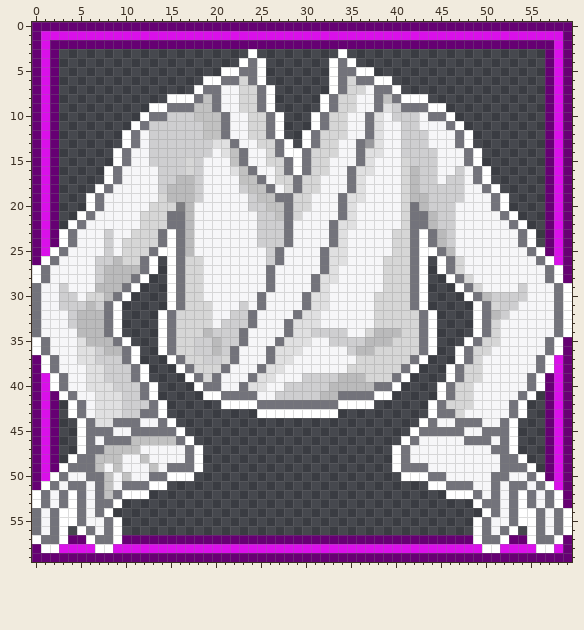
Edited in one commit: pixel-art sprite (assets/shirts/icon.png). Above is the file before it was changed.
The file is 60x60 pixels. Colours within 5 levels of each other are drawn and written as one.
Once edited:
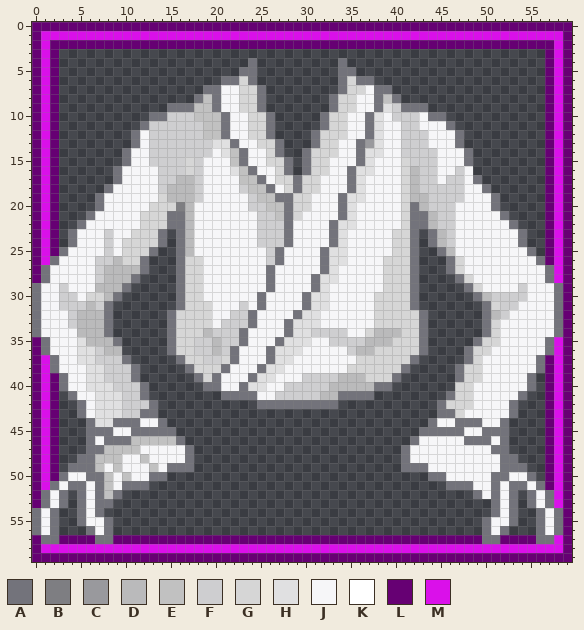
Palette (. is transparent): A #73737b  B #7e7e82  C #99999d  D #bababb  E #c1c1c1  F #ceced0  G #d6d6d6  H #e0e0e1  J #f6f6f8  K #ffffff  L #660073  M #da10ea
Message: Updating shirt base icon
Changes in this commit:
y 3: x 24 K -> .; x 34 K -> .
y 4: x 23 K -> .; x 25 K -> .; x 33 K -> .; x 35 K -> .
y 5: x 21..22 KK -> ..; x 25 K -> .; x 33 K -> .; x 36..37 KK -> ..
y 6: x 19..20 KK -> ..; x 25 K -> .; x 33 K -> .; x 38..39 KK -> ..
y 7: x 18 K -> .; x 26 K -> .; x 33 K -> .; x 40 K -> .
y 8: x 15..17 KKK -> ...; x 26 K -> .; x 32 K -> .; x 41..43 KKK -> ...
y 9: x 13..14 KK -> ..; x 26 K -> .; x 32 K -> .; x 44..45 KK -> ..
y 10: x 12 K -> .; x 27 K -> .; x 31 K -> .; x 46 K -> .
y 11: x 11 K -> .; x 27 K -> .; x 31 K -> .; x 47 K -> .
y 12: x 10 K -> .; x 27 K -> .; x 30 K -> .; x 48 K -> .
y 13: x 10 K -> .; x 28 K -> .; x 30 K -> .; x 48 K -> .
y 14: x 9 K -> .; x 28..29 KK -> ..; x 49 K -> .
y 15: x 9 K -> .; x 29 K -> .; x 49 K -> .
y 16: x 8 K -> .; x 29 K -> .; x 49..50 AK -> ..
y 17: x 8 K -> .; x 50 K -> .
y 18: x 7 K -> .; x 51 K -> .
y 19..20: x 6 K -> .; x 52 K -> .
y 21: x 5 K -> .; x 53 K -> .
y 22: x 4 K -> .; x 54 K -> .
y 23..24: x 3 K -> .; x 15 K -> .; x 43 K -> .; x 55 K -> .
y 25: x 2 K -> L; x 14..15 KK -> ..; x 43..44 KK -> ..; x 56 K -> .
y 26: x 1 K -> M; x 13 K -> .; x 15 K -> .; x 43 K -> .; x 45 K -> .; x 57 K -> L
y 27: x 0 K -> L; x 13 K -> .; x 15 K -> .; x 43 K -> .; x 45 K -> .; x 58 K -> M
y 28: x 0 K -> L; x 12 K -> .; x 15 K -> .; x 43 K -> .; x 46 K -> .; x 58 K -> M
y 29: x 11 K -> .; x 15 K -> .; x 43 K -> .; x 47 K -> .; x 59 K -> L
y 30: x 10 K -> .; x 15 K -> .; x 43 K -> .; x 48 K -> .; x 59 K -> L
y 31: x 9 K -> .; x 15 K -> .; x 43 K -> .; x 49 K -> .; x 59 K -> L
y 32..34: x 9 K -> .; x 14 K -> .; x 44 K -> .; x 49 K -> .; x 59 K -> L
y 35: x 0 K -> L; x 10 K -> .; x 14 K -> .; x 44 K -> .; x 48 K -> .; x 58 K -> M
y 36: x 0 K -> L; x 10..11 AK -> ..; x 14 K -> .; x 44 K -> .; x 47 K -> .; x 58 K -> M
y 37: x 1 K -> M; x 11 K -> .; x 15 K -> .; x 43 K -> .; x 47 K -> .; x 57 K -> L
y 38: x 1 K -> M; x 12 K -> .; x 16 K -> .; x 42 K -> .; x 46 K -> .; x 57 K -> L
y 39: x 2 K -> L; x 12 K -> .; x 17 K -> .; x 41 K -> .; x 46 K -> .; x 56 K -> .
y 40: x 2 K -> L; x 13 K -> .; x 18 K -> .; x 40 K -> .; x 45..46 KA -> ..; x 56 K -> .
y 41: x 3 K -> .; x 13 K -> .; x 19..20 KK -> ..; x 38..39 KK -> ..; x 45 K -> .; x 55 K -> .
y 42: x 4 K -> .; x 14 K -> .; x 21..24 KKKK -> ....; x 34..37 KKKK -> ....; x 44 K -> .; x 54 K -> .
y 43: x 4 K -> .; x 14 K -> .; x 25..33 KKKKKKKKK -> .........; x 44 K -> .; x 54 K -> .
y 44: x 5 K -> .; x 15 K -> .; x 43 K -> .; x 53 K -> .
y 45: x 5 K -> .; x 16 K -> .; x 42 K -> .; x 53 K -> .
y 46: x 5 K -> .; x 17 K -> .; x 41 K -> .; x 53 K -> .
y 47: x 5 K -> .; x 18 K -> .; x 40 K -> .; x 53 K -> .
y 48: x 4 K -> .; x 18 K -> .; x 40 K -> .; x 54 K -> .
y 49: x 3 K -> .; x 18 K -> .; x 40 K -> .; x 55 K -> .
y 50: x 2 K -> L; x 15..17 KKK -> ...; x 41..43 KKK -> ...; x 56 K -> .
y 51: x 1 K -> M; x 13..14 KK -> ..; x 44..45 KK -> ..; x 57 K -> L
y 52: x 0 K -> L; x 4 K -> .; x 10..12 KKK -> ...; x 46..48 KKK -> ...; x 54 K -> .; x 58 K -> M
y 53: x 0 K -> L; x 4 K -> .; x 9 K -> .; x 49..50 KA -> ..; x 54 K -> .; x 58 K -> M
y 54: x 3..4 KK -> ..; x 8 K -> .; x 50 K -> .; x 54..55 KK -> ..; x 59 K -> L
y 55: x 3..4 KK -> ..; x 9 K -> .; x 49 K -> .; x 54..55 KK -> ..; x 59 K -> L
y 56: x 3 K -> .; x 5 K -> .; x 9 K -> .; x 49 K -> .; x 53 K -> .; x 55 K -> .; x 59 K -> L
y 57: x 0 K -> L; x 3 K -> L; x 6 K -> L; x 9 K -> L; x 49 K -> L; x 52 K -> L; x 55 K -> L; x 58 K -> M
y 58: x 1..2 KK -> MM; x 7..8 KK -> MM; x 50..51 KK -> MM; x 56..57 KK -> MM
